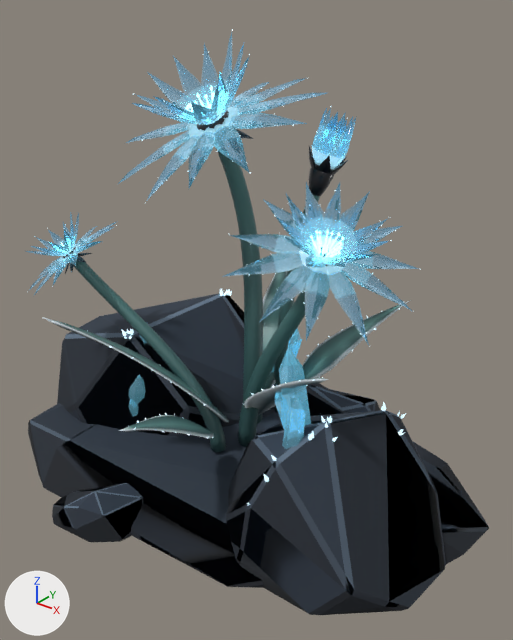
Two versions of the glTF model render-output/f2-flowers/f2_ice_crystal_bloom/f2_ice_crystal_bloom.glb, one commit apart.
Rendered twice from a 50 mm lens placed at (0.187, -0.217, 0.215), pointed at (0.013, 0.0, 0.08). Every picture has the same lights, and +X, +Y and +Z are marked at lower left. The picture after the commit comes second. Vertices at exactly the same position are counted once.

The first picture shows 'f2_ice_crystal_bloom'.
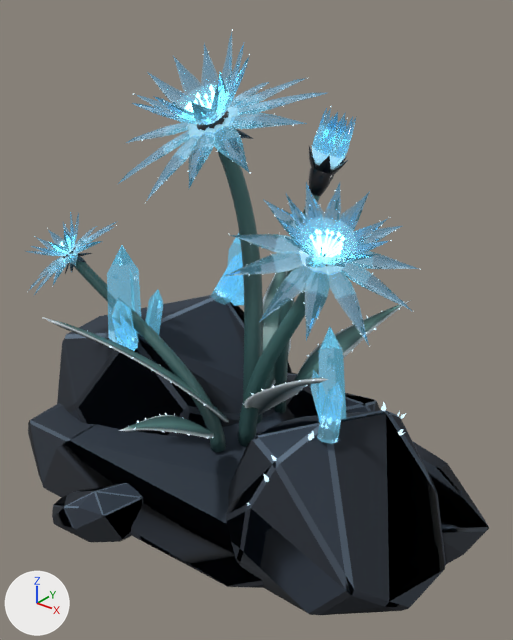
What differs and where, as boxes [x1, y1, x2, y2] in the pictures (513 x 640 px; the box of a moved part takes in the faces that stretch with it):
part 1 of me_f2_ice_crystal_bloom, moved or reshaped (mostly hidden before)
    before: [139, 323, 148, 344]
    after: [107, 245, 141, 343]
part 2 of me_f2_ice_crystal_bloom, moved or reshaped
    before: [129, 398, 139, 417]
    after: [114, 323, 137, 351]
part 3 of me_f2_ice_crystal_bloom, moved or reshaped
    before: [129, 374, 146, 404]
    after: [112, 299, 138, 349]
part 4 of me_f2_ice_crystal_bloom, moved or reshaped (not visible before)
    after: [145, 290, 163, 335]
part 5 of me_f2_ice_crystal_bloom, moved or reshaped
    before: [275, 392, 285, 430]
    after: [311, 369, 323, 422]
part 6 of me_f2_ice_crystal_bloom, moved or reshaped
    before: [279, 347, 311, 425]
    after: [319, 327, 346, 420]
part 7 of me_f2_ice_crystal_bloom, moved or reshaped
    before: [282, 398, 306, 449]
    after: [317, 382, 344, 444]
part 8 of me_f2_ice_crystal_bloom, moved or reshaped (mostly hidden before)
    before: [288, 327, 301, 351]
    after: [227, 233, 244, 306]
part 9 of me_f2_ice_crystal_bloom, moved or reshaped (mostly hidden before)
    before: [271, 339, 302, 372]
    after: [210, 257, 243, 305]

The change in detail:
me_f2_ice_crystal_bloom has 9860 vertices, 17364 faces and spans x -0.117..0.117, y -0.085..0.085, z 0.0..0.195.
me_f2_ice_crystal_bloom is used by ob_f2_ice_crystal_bloom; location (0.0, 0.0, 0.0).
me_f2_ice_crystal_bloom part 1: the loose piece of 13 vertices spanning x -0.057..-0.038, y -0.028..-0.008, z 0.016..0.067 is turned -76 degrees about the z axis through its middle, then moved by (-0.002, -0.002, 0.042).
me_f2_ice_crystal_bloom part 2: the loose piece of 13 vertices spanning x -0.04..-0.035, y -0.032..-0.024, z 0.016..0.036 is multiplied about its middle by the matrix ((0.999, 0.029, 0.04), (-0.018, 0.966, -0.257), (-0.046, 0.256, 0.966)), then moved by (-0.003, -0.001, 0.041).
me_f2_ice_crystal_bloom part 3: the loose piece of 13 vertices spanning x -0.047..-0.033, y -0.03..-0.02, z 0.016..0.047 is multiplied about its middle by the matrix ((0.712, 0.692, 0.12), (-0.674, 0.721, -0.159), (-0.196, 0.032, 0.98)), then moved by (-0.002, -0.002, 0.041).
me_f2_ice_crystal_bloom part 4: the loose piece of 13 vertices spanning x -0.043..-0.029, y -0.017..-0.007, z 0.016..0.046 is multiplied about its middle by the matrix ((0.751, 0.66, 0.033), (-0.66, 0.751, -0.008), (-0.03, -0.016, 0.999)), then moved by (-0.003, -0.001, 0.042).
me_f2_ice_crystal_bloom part 5: the loose piece of 13 vertices spanning x 0.038..0.051, y -0.022..-0.015, z 0.043..0.065 is multiplied about its middle by the matrix ((0.969, 0.243, -0.04), (-0.242, 0.97, 0.012), (0.042, -0.002, 0.999)), then moved by (0.012, 0.007, 0.007).
me_f2_ice_crystal_bloom part 6: the loose piece of 13 vertices spanning x 0.04..0.054, y -0.023..-0.009, z 0.044..0.085 is turned -68.5 degrees about the z axis through its middle, then moved by (0.012, 0.008, 0.007).
me_f2_ice_crystal_bloom part 7: the loose piece of 13 vertices spanning x 0.05..0.057, y -0.032..-0.022, z 0.044..0.068 is multiplied about its middle by the matrix ((0.997, -0.077, -0.022), (0.079, 0.987, 0.141), (0.011, -0.142, 0.99)), then moved by (0.012, 0.008, 0.007).
me_f2_ice_crystal_bloom part 8: the loose piece of 13 vertices spanning x -0.008..0.017, y 0.023..0.039, z 0.027..0.069 is multiplied about its middle by the matrix ((0.961, 0.144, -0.235), (-0.117, 0.985, 0.124), (0.249, -0.092, 0.964)), then moved by (-0.046, 0.022, 0.027).
me_f2_ice_crystal_bloom part 9: the loose piece of 13 vertices spanning x -0.009..0.017, y 0.014..0.031, z 0.026..0.06 is multiplied about its middle by the matrix ((0.94, -0.317, -0.128), (0.303, 0.946, -0.118), (0.159, 0.072, 0.985)), then moved by (-0.045, 0.022, 0.027).
